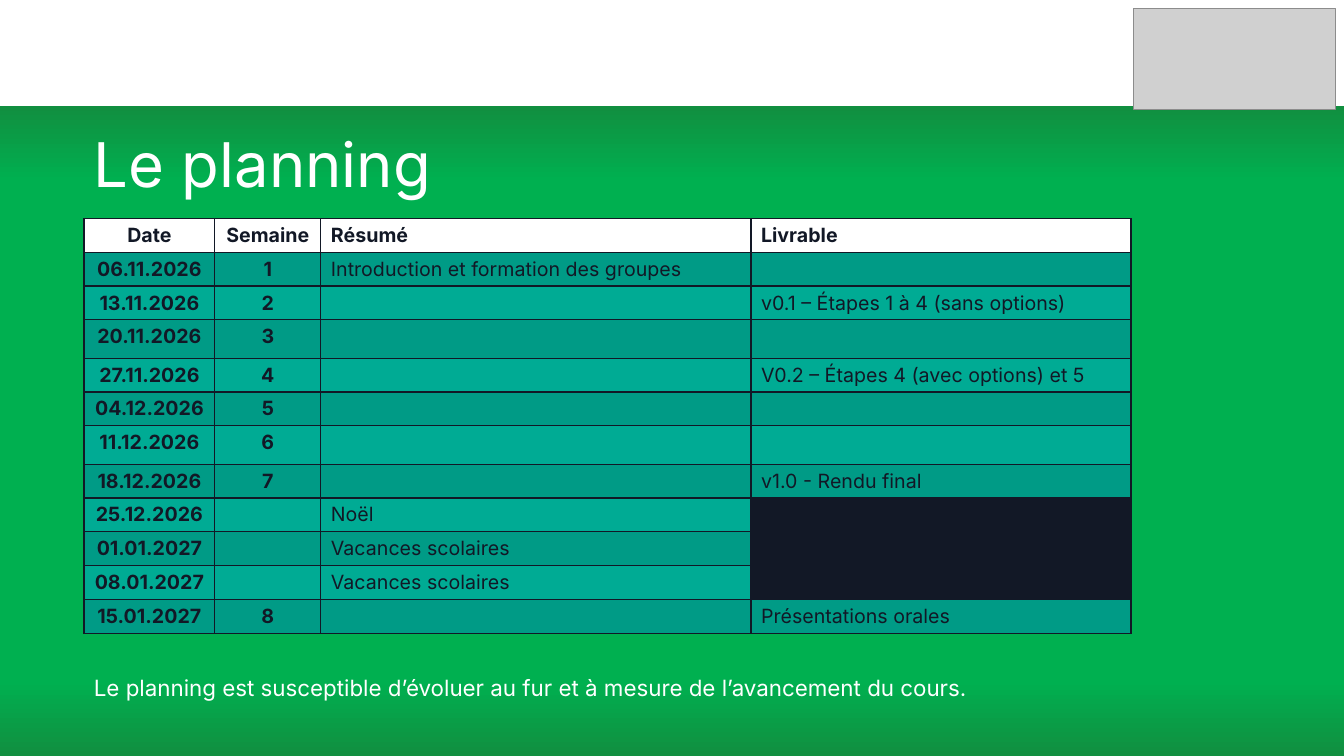
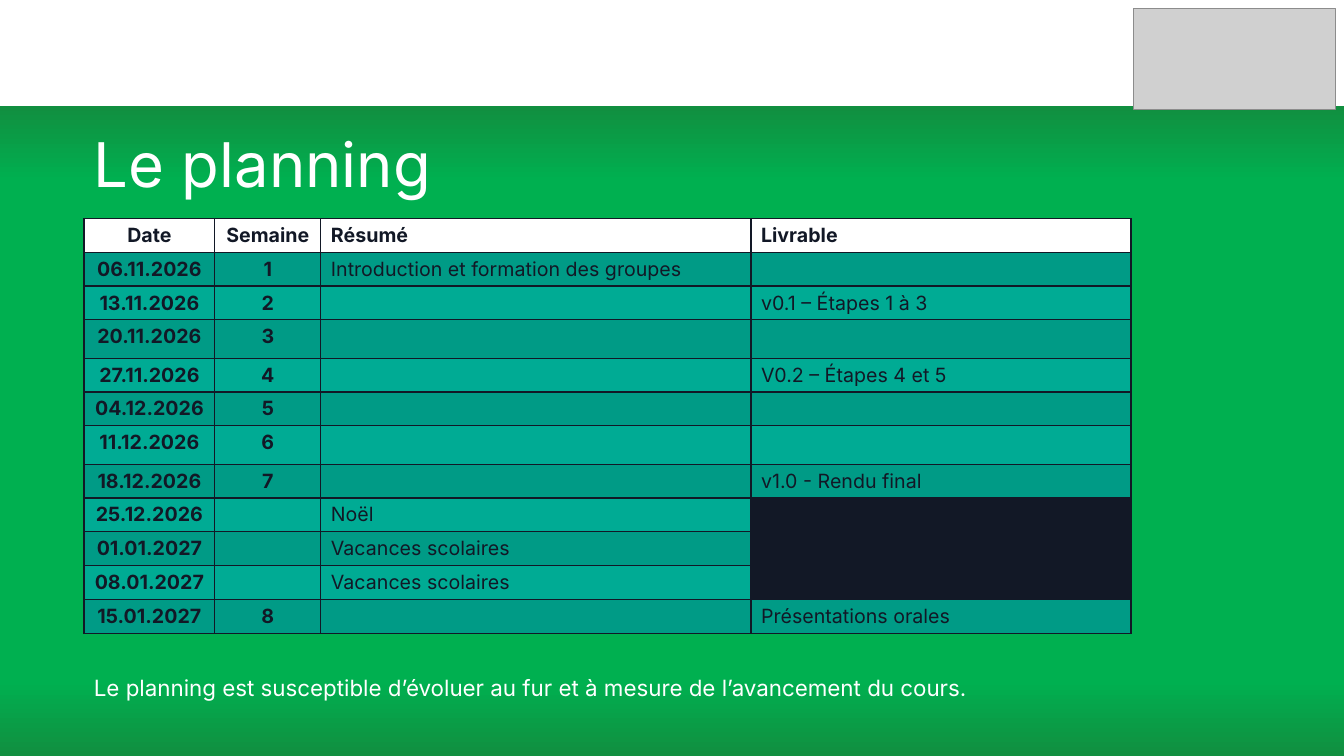
Before and after one commit to BurkhalterY/CPNV-ProjDBPy, a slide deck: slide 3 of Presentation.pptx. Drawn at 1344x756 pixels with LibreOffice and Linux fonts; fonts in the diff are those of the drawing; grey boxes stand for pictures. Boxes give left, top, right and bottom in pixels: in the first picture for what was removed or moved away, otherwise in the second. Text is boxed around its words. In the diff, an @@ line names an element or a change of style, - is before the commit and + after.

```diff
--- a/Presentation.pptx
+++ b/Presentation.pptx
@@ table at <box>84,219,1131,636</box> @@
-row 3, column 4: v0.1 – Étapes 1 à 4 (sans options)
+row 3, column 4: v0.1 – Étapes 1 à 3
-row 5, column 4: V0.2 – Étapes 4 (avec options) et 5
+row 5, column 4: V0.2 – Étapes 4 et 5
```
Also in this commit, not shown: 1 other slide changed, 1 slide added, 1 other file.
